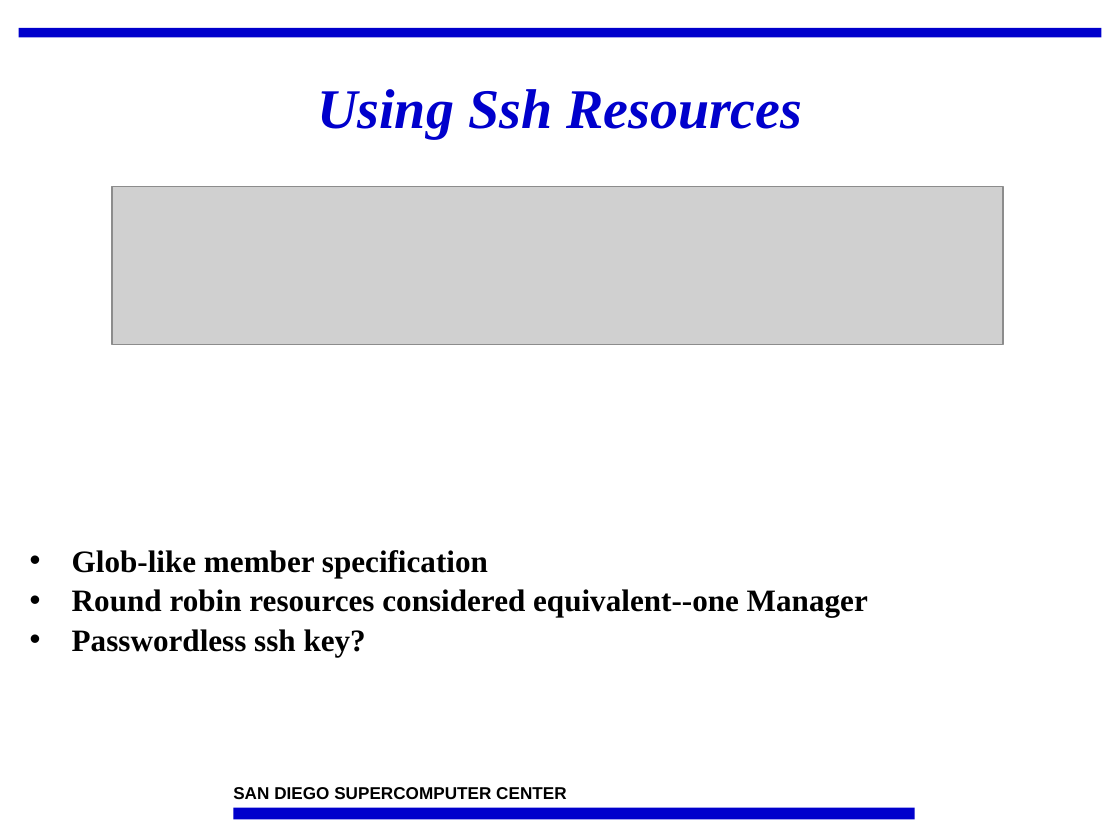
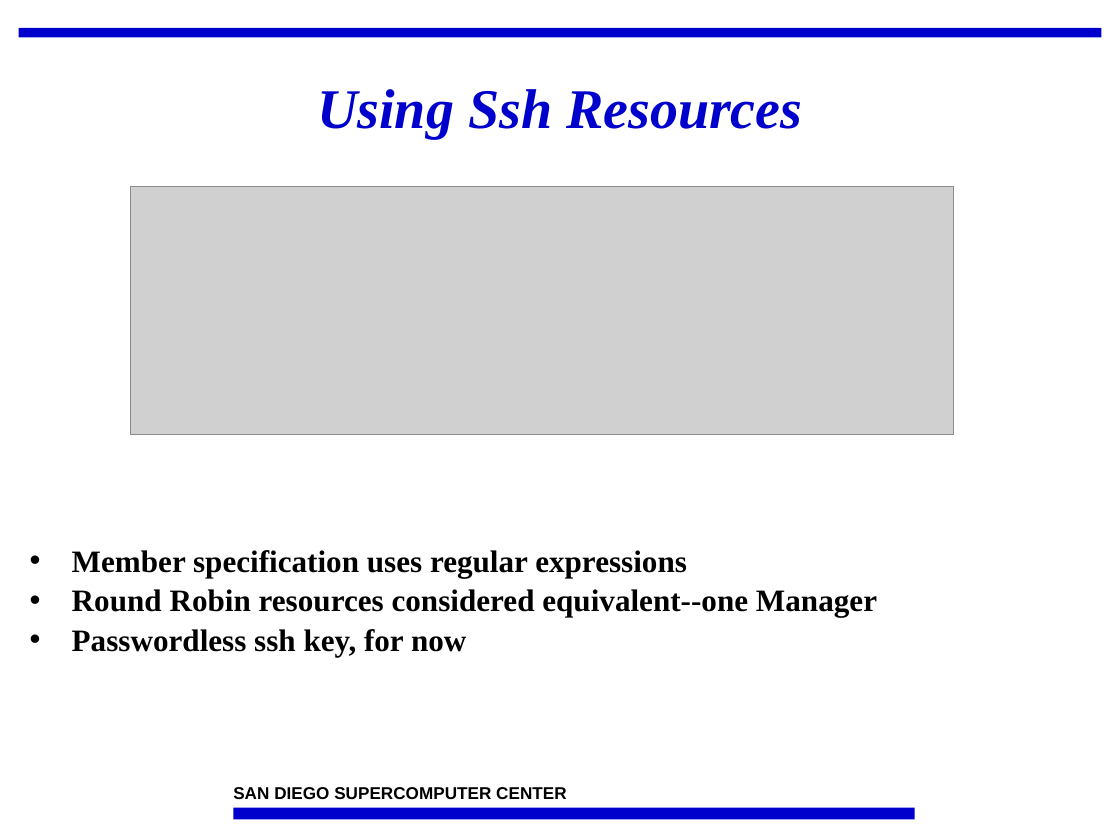
Before and after one commit to IncaProject/inca-xsede, a slide deck: slide 11 of talks/feb-06-workshop/incat.ppt (slide 10 before the commit). Drawn at 1120x840 pixels with LibreOffice and Linux fonts; fonts in the diff are those of the drawing; grey boxes stand for pictures; background and template pictures are left out. Boxes give left, top, right and bottom in pixels: in the first picture for what was removed or moved away, otherwise in the second. Text is boxed around its words. In the diff, an @@ line names an element or a change of style, - is before the commit and + after.

```diff
--- a/talks/feb-06-workshop/incat.ppt
+++ b/talks/feb-06-workshop/incat.ppt
@@ picture: place and size @@
-picture at <box>112,187,1004,345</box>
+picture at <box>131,187,954,436</box>
@@ text at <box>72,550,877,656</box>: text changed @@
-• Glob-like member specification
-• Round robin resources considered equivalent--one Manager
-• Passwordless ssh key?
+• Member specification uses regular expressions
+• Round Robin resources considered equivalent--one Manager
+• Passwordless ssh key, for now
```
Also in this commit, not shown: 6 other slides changed, 2 slides added.
